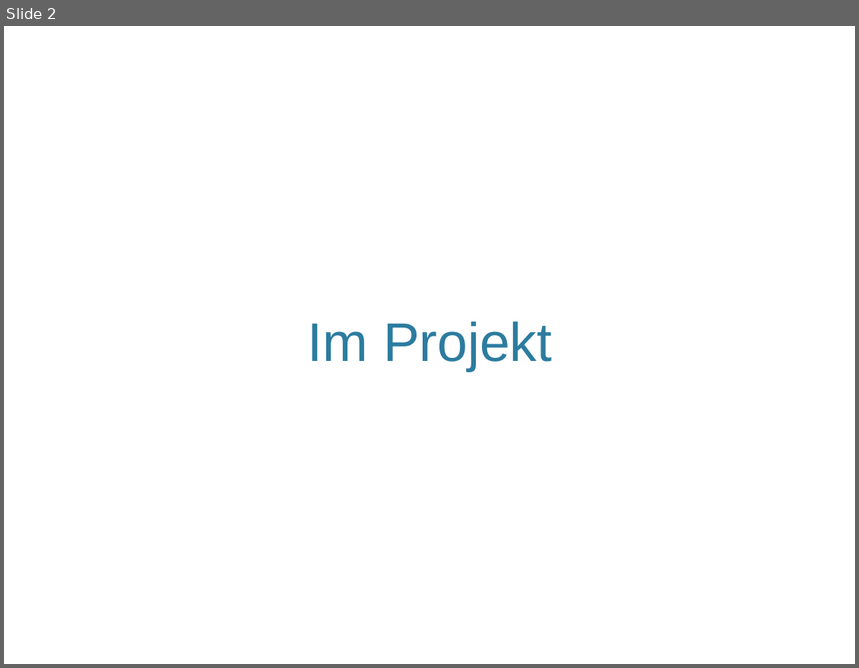
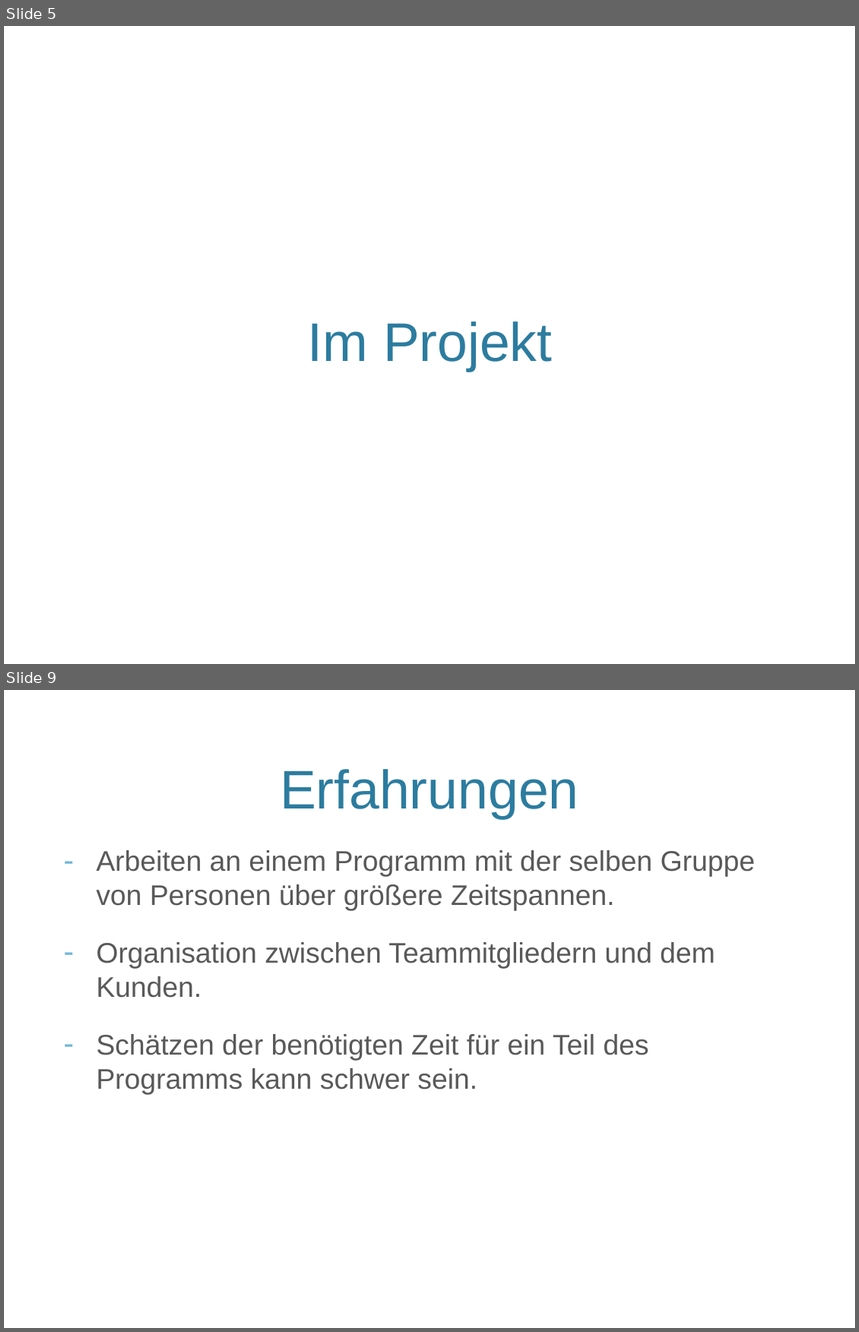
Before and after one commit to SWT-Projektgruppe-2015/Rollenspielmanager, a slide deck: Dokumente/SWT-Vortrag/SWTStudentenVortrag.pptx. Shown one above the other, each under a label of ours: slide 2 before the commit, slides 5 and 9 after it; the slides between them are not shown. The pictures are 859x668 and 859x1332 pixels, drawn with LibreOffice and Linux fonts; fonts in the diff are those of the drawing; background and template pictures are left out. Boxes give left, top, right and bottom in pixels: in the first picture for what was removed or moved away, otherwise in the second. Text is boxed around its words. In the diff, an @@ line names an element or a change of style, - is before the commit and + after.

```diff
--- a/Dokumente/SWT-Vortrag/SWTStudentenVortrag.pptx
+++ b/Dokumente/SWT-Vortrag/SWTStudentenVortrag.pptx
@@ slide 9 added at (4,690,855,1328), background picture (left out) @@
@@ title added at (280,769,579,819), 46 pt, text #2C7C9F @@
+Erfahrungen
@@ text added at (96,850,756,1094), 24 pt, text #595959 @@
+– Arbeiten an einem Programm mit der selben Gruppe von Personen über größere Zeitspannen.
+– Organisation zwischen Teammitgliedern und dem Kunden.
+– Schätzen der benötigten Zeit für ein Teil des Programms kann schwer sein.
@@ what was slide 2 is now slide 5 @@
```
Also in this commit, not shown: 3 slides changed, 2 other slides added.
